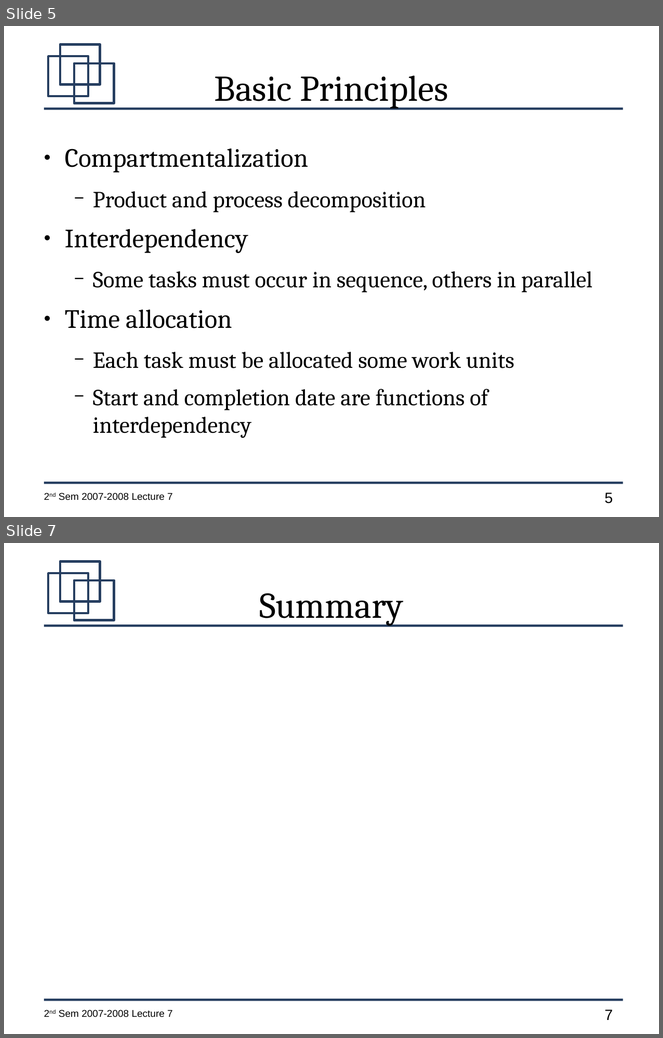
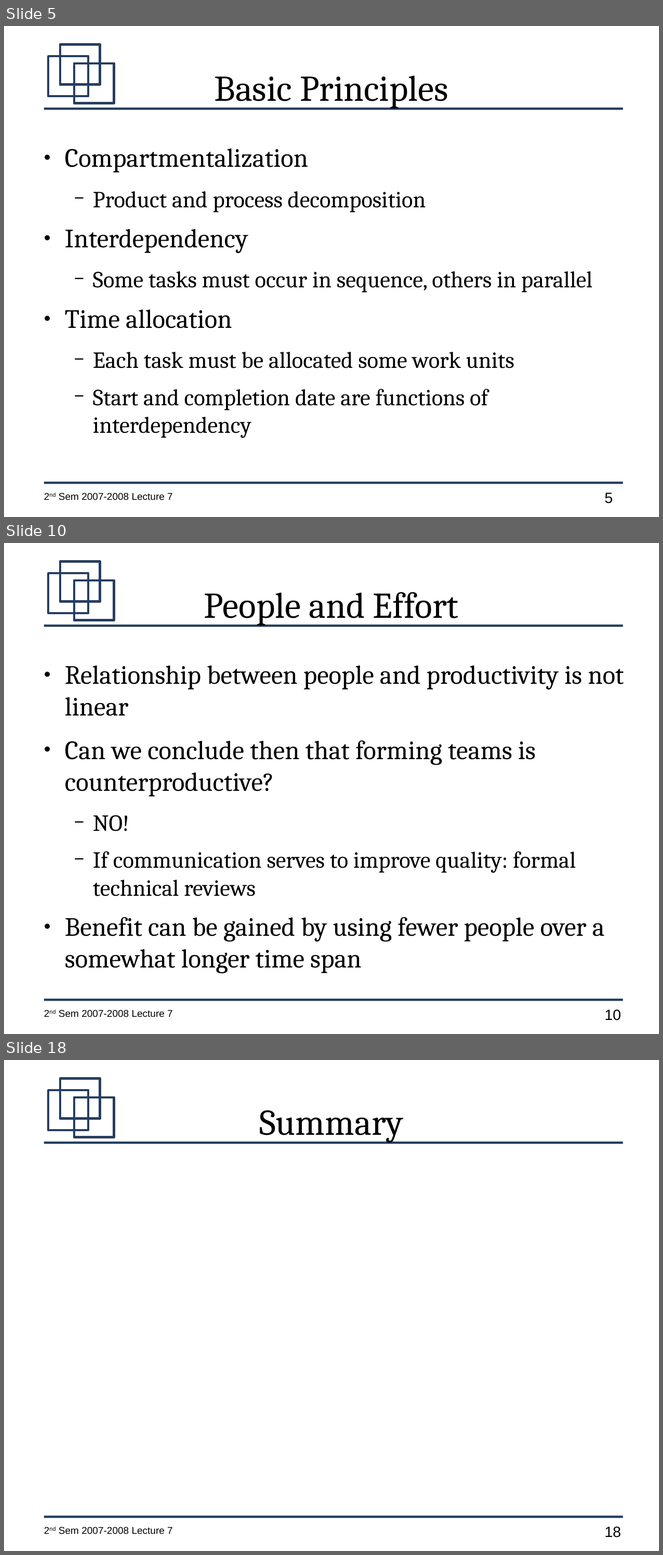
Before and after one commit to jachermocilla/jach-homepage, a slide deck: CMSC128-2nd-Sem-2007-L7.odp. Shown one above the other, each under a label of ours: slides 5 and 7 before the commit, slides 5, 10 and 18 after it; the slides between them are not shown. The pictures are 663x1038 and 663x1555 pixels, drawn with LibreOffice and Linux fonts; fonts in the diff are those of the drawing. Boxes give left, top, right and bottom in pixels: in the first picture for what was removed or moved away, otherwise in the second. Text is boxed around its words. In the diff, an @@ line names an element or a change of style, - is before the commit and + after.

```diff
--- a/CMSC128-2nd-Sem-2007-L7.odp
+++ b/CMSC128-2nd-Sem-2007-L7.odp
@@ slide 10 added at bbox=[4, 543, 659, 1034], background #FFFFFF; not listed: 7 template elements that a slide beside it also shows @@
@@ title added at bbox=[204, 592, 459, 626], 44 pt, text #000000 @@
+People and Effort
@@ text added at bbox=[65, 665, 624, 974], 32 pt, text #000000 @@
+● Relationship between people and productivity is not linear
+● Can we conclude then that forming teams is counterproductive?
+  − NO!
+  − If communication serves to improve quality: formal technical reviews
+● Benefit can be gained by using fewer people over a somewhat longer time span
@@ what was slide 7 is now slide 18 @@
@@ page number at bbox=[605, 1527, 621, 1538]: text changed @@
-7
+18
```
Also in this commit, not shown: 1 slide changed, 10 other slides added, 1 other file.
